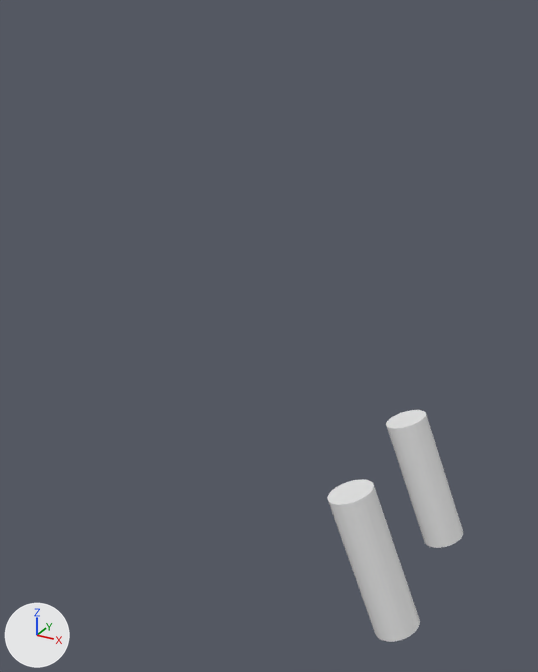
A saved change to the FBX model Content/Meshes/Bike_Suspension.fbx.
One viewpoint serves both versions: a 50 mm camera at (0.534, -1.013, 0.353) aimed at (-0.023, 0.0, -0.153). Arrows for +X, +Y and +Z are at lower left; the lights stay in place. Objects named as collision shapes, trigger or cutter boxes, shadow casters or lower levels of detail are left out. Where no turn or scale is listed for an object, it has been applied to the vertices.

The first picture shows 'Suspension'.
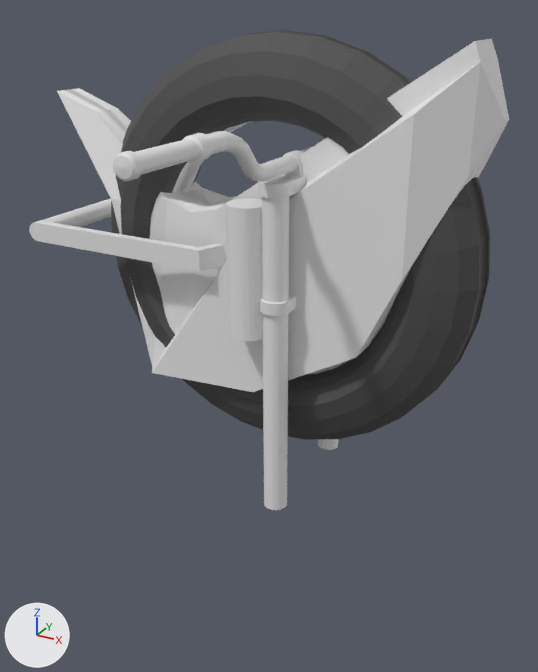
Where the newer file only moved an object's origin or applied its transform, the numbers keep the older frame.

Location of each change, (x1, y1, x2, y2) in pixels of the pictures (538 x 672 px):
'Body', added
    after: (57, 39, 509, 392)
'Wheel', added
    after: (111, 30, 490, 440)
    faces in mat_rubber (dark grey #4b4b4b): (111, 30, 490, 440)
    faces in mat_base (white #e7e7e7): (172, 122, 349, 374)
'Suspension', mesh turned
    before: (327, 410, 463, 642)
    after: (226, 198, 263, 341)
'Fork', added
    after: (258, 175, 338, 510)
'SwingArm', added
    after: (29, 199, 225, 271)
'Handlebar', added
    after: (113, 131, 319, 182)

The change, as a diff of the scene's bpy script:
```diff
--- a/Content/Meshes/Bike_Suspension.fbx.py
+++ b/Content/Meshes/Bike_Suspension.fbx.py
@@ mat_base @@
+mat_base = principled_material('Base')
+mat_base.base_color = (0.8, 0.8, 0.8)  # white #e7e7e7
+mat_base.roughness = 0.69
@@ mat_rubber @@
+mat_rubber = principled_material('Rubber')
+mat_rubber.base_color = (0.07, 0.07, 0.07)  # dark grey #4b4b4b
+mat_rubber.roughness = 0.69
@@ me_cylinder_006 @@
 me_cylinder_006.from_pydata(...)  # 128 vertices, 190 faces; spans x 0.153..0.312, y -0.162..0.162, z -0.558..-0.306
 # used by ob_suspension; location = (0.0, 0.0, 0.0)
+# me_cylinder_006 part 1: the whole mesh is turned 21.7 degrees about the y axis through its middle and scaled by 0.834, then moved by (-0.233, 0.0, 0.429)
@@ me_cube_010 @@
+me_cube_010.from_pydata(...)  # 50 vertices, 90 faces; spans x -0.417..0.326, y -0.084..0.084, z -0.233..0.317
+me_cube_010.materials.append(mat_base)  # white #e7e7e7
@@ me_cube_009 @@
+me_cube_009.from_pydata(...)  # 124 vertices, 91 faces; spans x -0.438..0.008, y -0.108..0.108, z -0.016..0.016
@@ me_cylinder_007 @@
+me_cylinder_007.from_pydata(...)  # 1506 vertices, 1536 faces; spans x 0.028..0.064, y -0.429..0.429, z 0.131..0.223
@@ me_cylinder_006_1 @@
+me_cylinder_006_1.from_pydata(...)  # 388 vertices, 780 faces; spans x -0.014..0.069, y -0.128..0.128, z -0.403..0.135
@@ me_cylinder_009 @@
+me_cylinder_009.from_pydata(...)  # 512 vertices, 544 faces; spans x -0.325..0.325, y -0.07..0.07, z -0.325..0.325
+# faces by material slot: [64, 480]
+me_cylinder_009.materials.append(mat_base)  # white #e7e7e7
+me_cylinder_009.materials.append(mat_rubber)  # dark grey #4b4b4b
@@ ob_body @@
+ob_body = bpy.data.objects.new('Body', me_cube_010)
+ob_body.location = (0.0, 0.0, 0.0)
@@ ob_swingarm @@
+ob_swingarm = bpy.data.objects.new('SwingArm', me_cube_009)
+ob_swingarm.location = (0.0, 0.0, 0.0)
@@ ob_handlebar @@
+ob_handlebar = bpy.data.objects.new('Handlebar', me_cylinder_007)
+ob_handlebar.location = (0.0, 0.0, 0.0)
@@ ob_fork @@
+ob_fork = bpy.data.objects.new('Fork', me_cylinder_006_1)
+ob_fork.location = (0.0, 0.0, 0.0)
@@ ob_wheel @@
+ob_wheel = bpy.data.objects.new('Wheel', me_cylinder_009)
+ob_wheel.location = (0.0, 0.0, 0.0)
```
